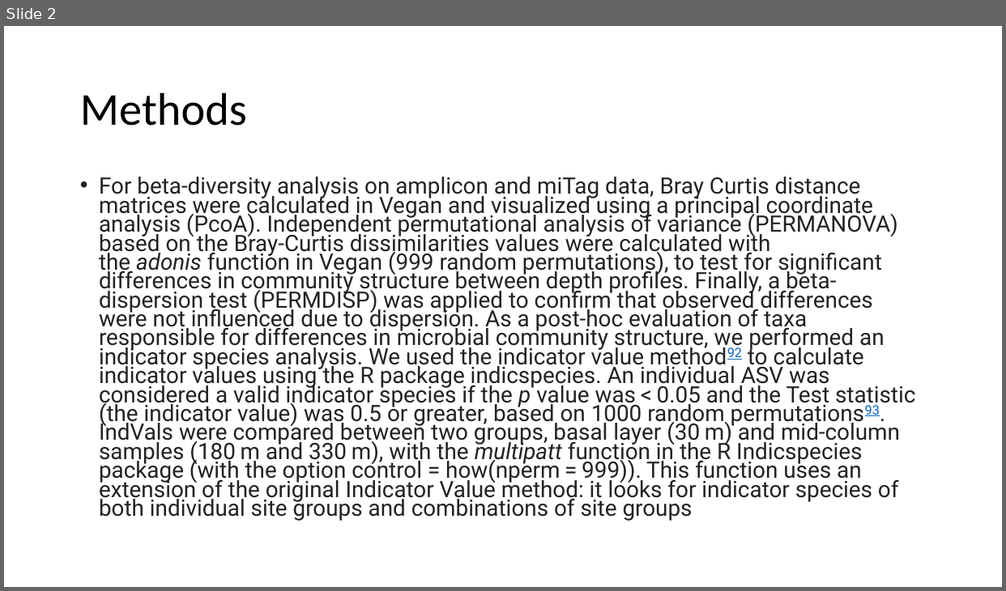
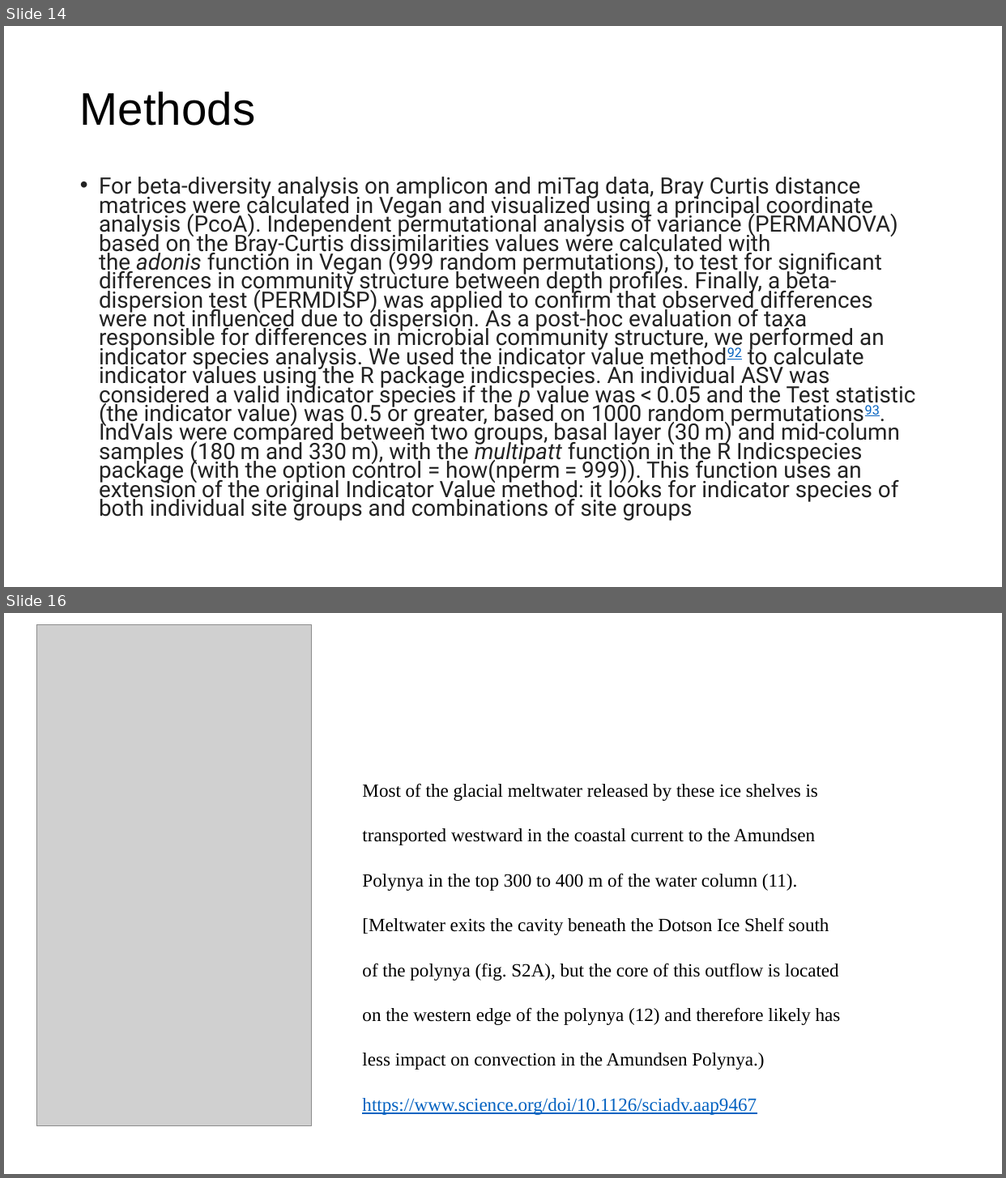
Before and after one commit to sierra-uga/ARTEMIS_MS_Project, a slide deck: final_graphics/ACTUAL_final_graphics/main_fig_pngs/MS_Presentation.pptx. Shown one above the other, each under a label of ours: slide 2 before the commit, slides 14 and 16 after it; the slides between them are not shown. The pictures are 1006x591 and 1006x1178 pixels, drawn with LibreOffice and Linux fonts; fonts in the diff are those of the drawing; grey boxes stand for pictures. Boxes give left, top, right and bottom in pixels: in the first picture for what was removed or moved away, otherwise in the second. Text is boxed around its words. In the diff, an @@ line names an element or a change of style, - is before the commit and + after.

```diff
--- a/final_graphics/ACTUAL_final_graphics/main_fig_pngs/MS_Presentation.pptx
+++ b/final_graphics/ACTUAL_final_graphics/main_fig_pngs/MS_Presentation.pptx
@@ slide 16 added at bbox=[4, 613, 1002, 1174], background #FFFFFF @@
@@ picture added at bbox=[36, 625, 312, 1127] @@
@@ text added at bbox=[362, 783, 841, 1115], 18 pt, text #000000 @@
+Most of the glacial meltwater released by these ice shelves is transported westward in the coastal current to the Amundsen Polynya in the top 300 to 400 m of the water column (11). [Meltwater exits the cavity beneath the Dotson Ice Shelf south of the polynya (fig. S2A), but the core of this outflow is located on the western edge of the polynya (12) and therefore likely has less impact on convection in the Amundsen Polynya.) https://www.science.org/doi/10.1126/sciadv.aap9467
@@ what was slide 2 is now slide 14 @@
@@ slide 14 changed as well @@
@@ title "Methods" at bbox=[80, 92, 255, 126]: font Calibri to Arial @@
```
Also in this commit, not shown: 22 other slides added, 6 other files.
